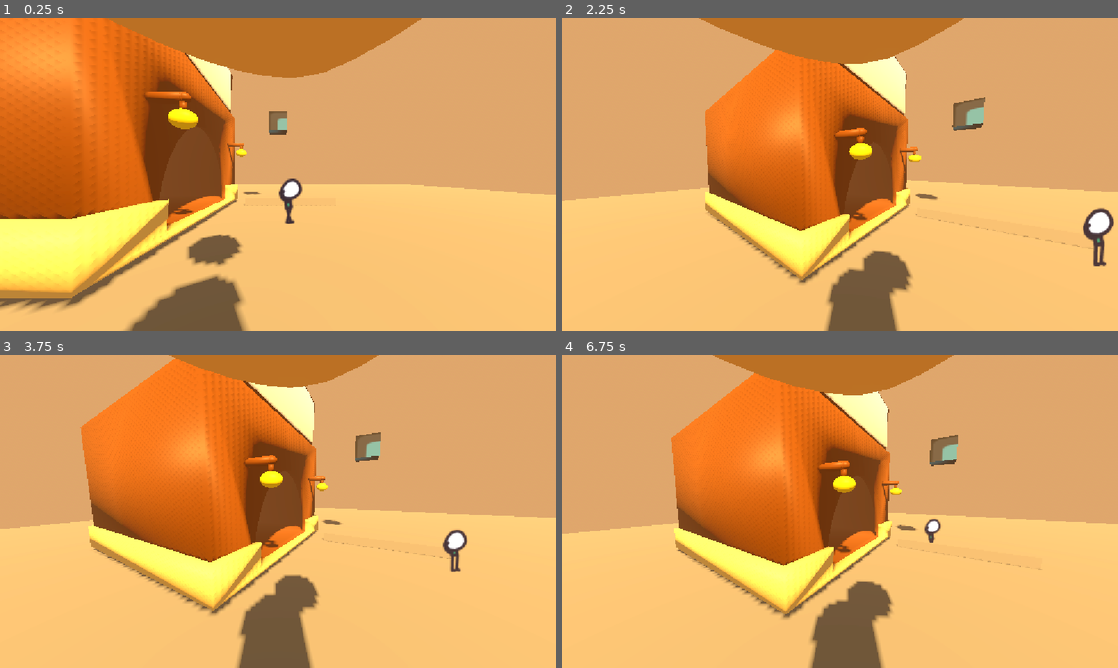
Above: before the commit, frames 1-4 (two rows, left to right).
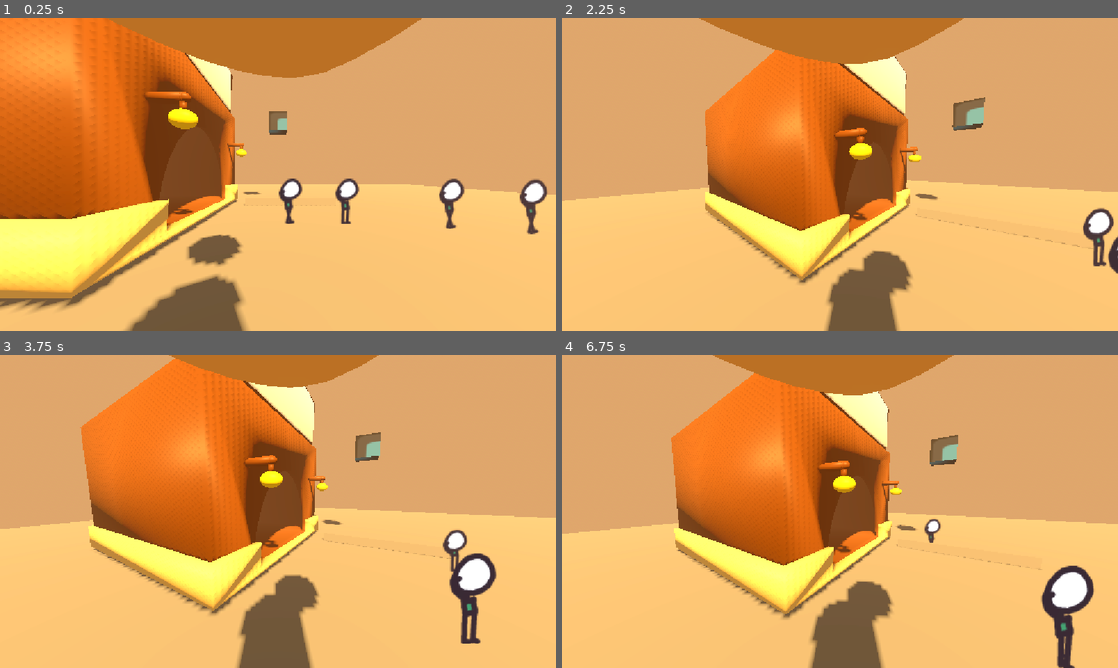
Above: after the commit, the same moments.

Repository: catbot109-blip/One-Roll
Game: Godot game, scene res://character_body_3d.tscn
Two runs of this game, one before a commit and one after it. Both use one fixed random seed, a clock stepped at 60 frames per second and the inputs below. The engine's default icon, where the game draws it, is replaced by a stand-in: a white triangle on a blue panel in a dark square.
Inputs (mouse positions are in pixels of both pictures, inside the frame that each line leads up to):
- Up to frame 1 (0.25 s): no input
- Up to frame 2 (2.25 s): tap Enter (ui_accept) at 0.5, 0.77, 1.52 s; move the mouse to (962, 158) at 0.52 s; hold Right (ui_right) 0.53-1.28 s; tap E (interact, bound only after the commit) at 0.6, 1.35 s; click (962, 158) at 0.67 s; move the mouse to (812, 174) at 1.27 s; hold Up (ui_up) from 1.28 s (still down); move the mouse to (851, 168) at 2.02 s; hold Shift from 2.03 s (still down)
- Up to frame 3 (3.75 s): keep holding Up (ui_up); tap E (interact, bound only after the commit) at 2.3, 2.85, 3.6 s; move the mouse to (272, 517) at 2.77 s; release Shift at 2.78 s; tap Enter (ui_accept) at 3.02 s; move the mouse to (316, 514) at 3.52 s
- Up to frame 4 (6.75 s): tap Enter (ui_accept) at 3.77, 4.52, 6.02 s; move the mouse to (795, 508) at 4.27 s; tap Shift at 4.35 s; tap E (interact, bound only after the commit) at 4.55, 5.1, 5.85 s; move the mouse to (845, 511) at 5.02 s; move the mouse to (817, 505) at 5.77 s; release Up (ui_up) at 5.78 s; hold Right (ui_right) 5.78-6.53 s; move the mouse to (867, 511) at 6.52 s; hold Up (ui_up) from 6.53 s (still down); hold Shift from 6.53 s (still down)

The runs differ from the first frame. In frame 1, 1.2% of the frame differs, in the area x 60-99%, y 51-70%; in frame 2, 0.2%; in frame 3, 1.3%; in frame 4, 1.7%, in the area x 86-96%, y 67-100%.

Commit message:
added aialouge v1

Diff:
--- /dev/null
+++ b/area_3d.gd
@@ -0,0 +1,21 @@
+extends Area3D
+
+var nearby_citizens: Array[Node3D] = []
+
+func _ready() -> void:
+	body_entered.connect(_on_body_entered)
+	body_exited.connect(_on_body_exited)
+
+func _on_body_entered(body: Node3D) -> void:
+	if body.has_method("interact"):
+		nearby_citizens.append(body)
+
+func _on_body_exited(body: Node3D) -> void:
+	if nearby_citizens.has(body):
+		nearby_citizens.erase(body)
+
+func _process(_delta: float) -> void:
+	if Input.is_action_just_pressed("interact") and nearby_citizens.size() > 0:
+		var closest: Node3D = nearby_citizens[0]
+		var line: String = closest.interact()
+		print(line)  # We'll replace this with actual UI text next
--- a/character_body_3d.tscn
+++ b/character_body_3d.tscn
@@ -3,6 +3,7 @@
 [ext_resource type="Texture2D" uid="uid://baip2s42n8kr0" path="res://icon.svg" id="1_iwpo4"]
 [ext_resource type="PackedScene" uid="uid://cehmwt1gk07g5" path="res://notverycowboyhat.glb" id="1_obynr"]
 [ext_resource type="PackedScene" uid="uid://xc60ns1xl2r1" path="res://WATERHOUSSSFIXED.glb" id="2_fb3t6"]
+[ext_resource type="Script" uid="uid://gu8afi8yuqon" path="res://area_3d.gd" id="2_u3olo"]
 [ext_resource type="PackedScene" uid="uid://cp3epv4giuawx" path="res://table.glb" id="3_vd578"]
 [ext_resource type="PackedScene" uid="uid://c672g3bplm1m4" path="res://chair.glb" id="4_c7tqt"]
 [ext_resource type="PackedScene" uid="uid://dwvjq6u5kuqms" path="res://WATERmug.glb" id="5_nl27k"]
@@ -175,6 +176,9 @@
 [sub_resource type="ConvexPolygonShape3D" id="ConvexPolygonShape3D_bu0v1"]
 points = PackedVector3Array(-0.12520654, -0.532801, -0.4805069, 0.022783129, 0.4760704, 0.49888408, 0.16971254, 0.55914 …(1084 unchanged characters)…
 
+[sub_resource type="SphereShape3D" id="SphereShape3D_nrhr1"]
+radius = 1.0
+
 [sub_resource type="StandardMaterial3D" id="StandardMaterial3D_fb3t6"]
 albedo_texture = ExtResource("1_iwpo4")
 
@@ -305,6 +309,13 @@
 [node name="notverycowboyhat" parent="MeshInstance3D/CharacterBody3D/Neck" unique_id=1619238862 instance=ExtResource("1_obynr")]
 transform = Transform3D(-0.22857992, 0, 0.07463524, 0, 0.28, 0, -0.058713052, 0, -0.2905677, -0.019812405, 0.33749163, -0.038889766)
 
+[node name="Area3D" type="Area3D" parent="MeshInstance3D/CharacterBody3D" unique_id=813518941]
+script = ExtResource("2_u3olo")
+
+[node name="CollisionShape3D" type="CollisionShape3D" parent="MeshInstance3D/CharacterBody3D/Area3D" unique_id=849495066]
+transform = Transform3D(1, 0, 0, 0, 1, 0, 0, 0, 1, 0, 1, 0)
+shape = SubResource("SphereShape3D_nrhr1")
+
 [node name="cubulous bubulous" type="MeshInstance3D" parent="." unique_id=322609065]
 transform = Transform3D(1, 0, 0, 0, 1, 0, 0, 0, 1, 0, 4.4315014, -4.538266)
 material_override = SubResource("StandardMaterial3D_fb3t6")
@@ -383,4 +394,49 @@
 billboard = 1
 sprite_frames = SubResource("SpriteFrames_i33xl")
 animation = &"idle"
-frame_progress = 0.18812019
+frame_progress = 0.3741738
+
+[node name="Citizen2" type="CharacterBody3D" parent="." unique_id=669729360]
+transform = Transform3D(1, 0, 0, 0, 1, 0, 0, 0, 1, 2.2747371, 0.11779785, 0)
+script = ExtResource("7_ew7rt")
+
+[node name="CollisionShape3D" type="CollisionShape3D" parent="Citizen2" unique_id=883239820]
+transform = Transform3D(1, 0, 0, 0, 1, 0, 0, 0, 1, 0, 0.556, 0.034)
+shape = SubResource("BoxShape3D_nrhr1")
+
+[node name="AnimatedSprite3D" type="AnimatedSprite3D" parent="Citizen2" unique_id=666486345]
+transform = Transform3D(0.5, 0, 0, 0, 0.5, 0, 0, 0, 0.5, 0, 0.576, 0)
+billboard = 1
+sprite_frames = SubResource("SpriteFrames_i33xl")
+animation = &"idle"
+frame_progress = 0.7743714
+
+[node name="Citizen3" type="CharacterBody3D" parent="." unique_id=459806617]
+transform = Transform3D(1, 0, 0, 0, 1, 0, 0, 0, 1, 4.358201, 0.11779785, 0)
+script = ExtResource("7_ew7rt")
+
+[node name="CollisionShape3D" type="CollisionShape3D" parent="Citizen3" unique_id=691663491]
+transform = Transform3D(1, 0, 0, 0, 1, 0, 0, 0, 1, 0, 0.556, 0.034)
+shape = SubResource("BoxShape3D_nrhr1")
+
+[node name="AnimatedSprite3D" type="AnimatedSprite3D" parent="Citizen3" unique_id=1196476552]
+transform = Transform3D(0.5, 0, 0, 0, 0.5, 0, 0, 0, 0.5, 0, 0.576, 0)
+billboard = 1
+sprite_frames = SubResource("SpriteFrames_i33xl")
+animation = &"idle"
+frame_progress = 0.7743714
+
+[node name="Citizen4" type="CharacterBody3D" parent="." unique_id=2144382702]
+transform = Transform3D(1, 0, 0, 0, 1, 0, 0, 0, 1, 6.361061, 0.11779785, 0)
+script = ExtResource("7_ew7rt")
+
+[node name="CollisionShape3D" type="CollisionShape3D" parent="Citizen4" unique_id=1494419411]
+transform = Transform3D(1, 0, 0, 0, 1, 0, 0, 0, 1, 0, 0.556, 0.034)
+shape = SubResource("BoxShape3D_nrhr1")
+
+[node name="AnimatedSprite3D" type="AnimatedSprite3D" parent="Citizen4" unique_id=718939276]
+transform = Transform3D(0.5, 0, 0, 0, 0.5, 0, 0, 0, 0.5, 0, 0.576, 0)
+billboard = 1
+sprite_frames = SubResource("SpriteFrames_i33xl")
+animation = &"idle"
+frame_progress = 0.7743714
--- a/project.godot
+++ b/project.godot
@@ -42,6 +42,11 @@
 "events": [Object(InputEventKey,"resource_local_to_scene":false,"resource_name":"","device":-1,"window_id":0,"alt_press …(192 unchanged characters)…
 ]
 }
+interact={
+"deadzone": 0.2,
+"events": [Object(InputEventKey,"resource_local_to_scene":false,"resource_name":"","device":-1,"window_id":0,"alt_pressed":false,"shift_pressed":false,"ctrl_pressed":false,"meta_pressed":false,"pressed":false,"keycode":0,"physical_keycode":69,"key_label":0,"unicode":101,"location":0,"echo":false,"script":null)
+]
+}
 
 [physics]
 
Not shown, added: area_3d.gd.uid
